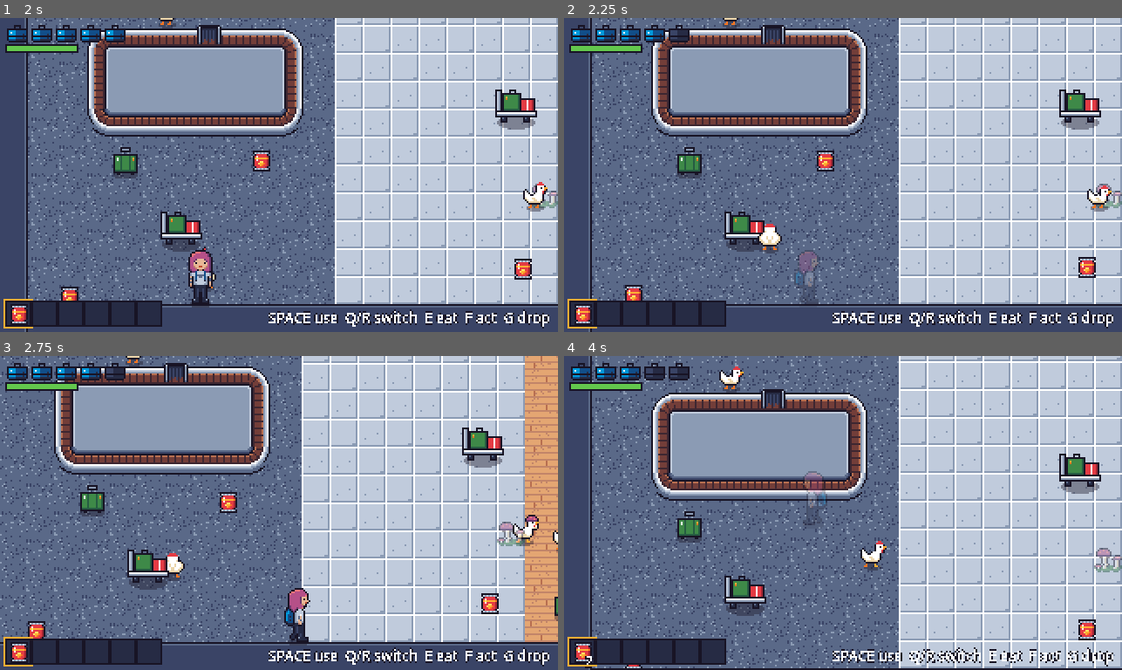
Above: before the commit, frames 1-4 (two rows, left to right).
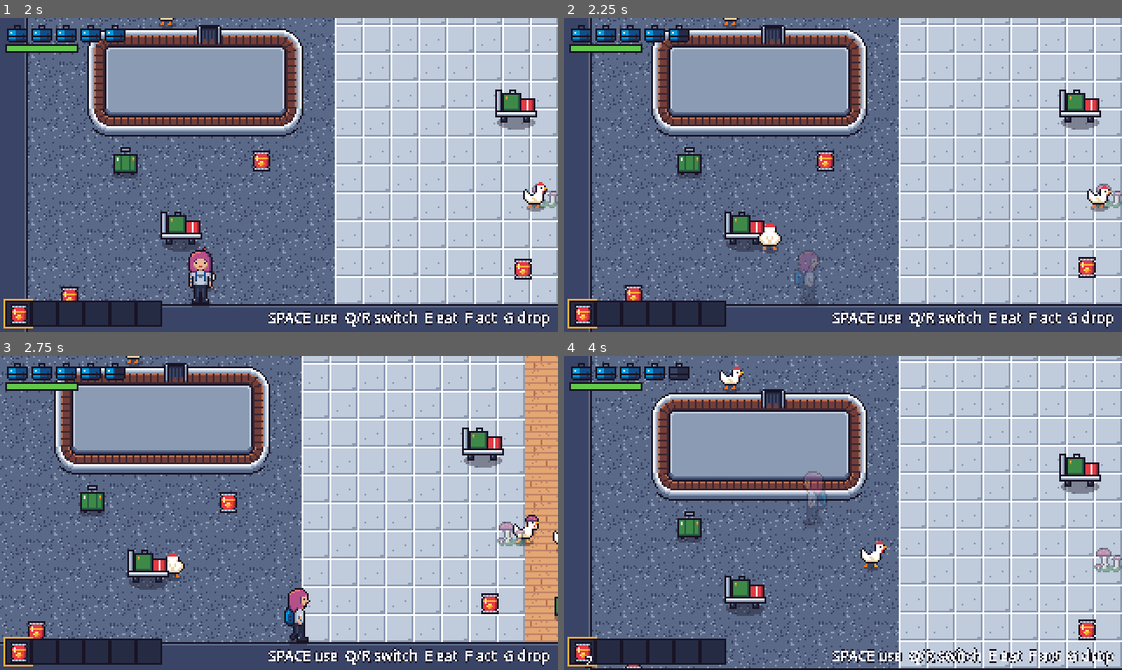
Above: after the commit, the same moments.

Repository: mvdmakesthings/PlanePoultryPanic
Game: Godot game, scene res://scenes/levels/prototype_room.tscn
Same seed, same stepped clock (60 frames per second), same inputs: the game is played once before the commit and once after it.
Inputs (mouse positions are in pixels of both pictures, inside the frame that each line leads up to):
- Up to frame 1 (2 s): move the mouse to (401, 159) at 0.52 s; hold D (move_right) 0.53-1.28 s; hold G (drop_item) 0.53-1.28 s; click (401, 159) at 0.67 s; move the mouse to (167, 190) at 1.27 s; hold S (move_down) from 1.28 s (still down); tap E (eat_snack) at 1.35 s
- Up to frame 2 (2.25 s): move the mouse to (898, 105) at 2.02 s; release S (move_down) at 2.03 s; hold D (move_right) from 2.03 s (still down); hold F (interact) from 2.03 s (still down)
- Up to frame 3 (2.75 s): keep holding D (move_right); keep holding F (interact)
- Up to frame 4 (4 s): move the mouse to (815, 575) at 2.77 s; release D (move_right) at 2.78 s; release F (interact) at 2.78 s; hold W (move_up) 2.78-3.53 s; tap R (next_item) at 2.85 s; click (815, 575) at 2.92 s; move the mouse to (1010, 560) at 3.52 s; hold A (move_left) from 3.53 s (still down); hold Q (prev_item) from 3.53 s (still down)

Frame 1 is identical in both runs. In frame 2, less than 0.1% of the frame differs, in the area x 19-21%, y 3-8%; in frame 3, less than 0.1%; in frame 4, less than 0.1%, in the area x 14-18%, y 3-8%.

Commit message:
Make a chicken peck cost half a suitcase
With 5 suitcases, the player now survives 10 pecks. Eggs still cost a
quarter of a suitcase.

Diff:
--- a/game/scripts/characters/chicken.gd
+++ b/game/scripts/characters/chicken.gd
@@ -584,7 +584,7 @@
 	if state in [State.EATING, State.FEEDING, State.FROZEN, State.RECOIL] or _is_hopping():
 		return
 	for body in _hitbox.get_overlapping_bodies():
-		if body is Player and (body as Player).take_damage(Player.SUITCASE, global_position):
+		if body is Player and (body as Player).take_damage(Player.PECK, global_position):
 			# Bounce back off the player and stay dazed for a moment.
 			state = State.RECOIL
 			_timer = daze_time
--- a/game/scripts/characters/player.gd
+++ b/game/scripts/characters/player.gd
@@ -20,9 +20,10 @@
 const WALK_EXTINGUISHER_SHEET := preload("res://assets/sprites/player_walk_extinguisher.png")
 const IDLE_EXTINGUISHER_SHEET := preload("res://assets/sprites/player_idle_extinguisher.png")
 const FRAME_SIZE := Vector2i(16, 32)
-## Health units in one suitcase on the HUD. A chicken peck costs a whole
-## suitcase; an egg costs a single unit, a quarter of one.
+## Health units in one suitcase on the HUD. A chicken peck costs half a
+## suitcase (PECK); an egg costs a single unit, a quarter of one.
 const SUITCASE := 4
+const PECK := SUITCASE / 2
 const SHADOW_COLOR := Color(0.094, 0.078, 0.145, 0.4)
 ## The extinguisher swings toward the nearest unfrozen chicken this close,
 ## whichever way the player is facing, so it works mid-chase.
--- a/game/tests/prototype_smoke.gd
+++ b/game/tests/prototype_smoke.gd
@@ -448,7 +448,7 @@
 	await _wait(0.5)
 	var distance := chicken.global_position.distance_to(player.global_position)
 	print("chicken bounced back to %.0f px after pecking" % distance)
-	_check(player.health == player.max_health - Player.SUITCASE, "the chicken lands one peck")
+	_check(player.health == player.max_health - Player.PECK, "the chicken lands one peck")
 	_check(distance >= 24.0, "a chicken bounces back after pecking")
 	await _wait(0.8)
 	_check(chicken.state == Chicken.State.PURSUE, "a dazed chicken resumes the chase")
Not shown, changed: docs/game-design-document.md
